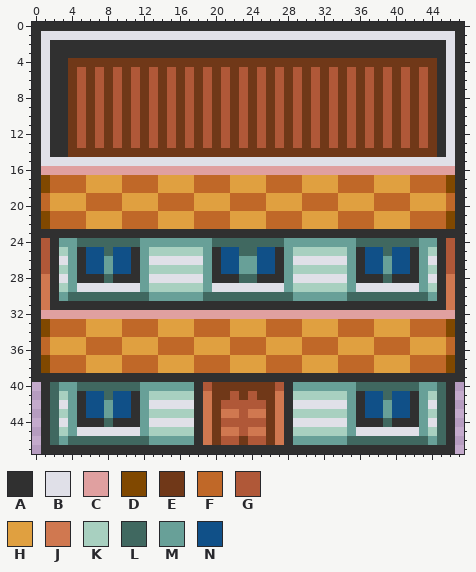
A pixel-art sprite gets an edit: Animations/edificio3/Default/000.png. This is how it looked before the edit.
The file is 192x192 pixels, drawn in blocks of 4x4; one block is one cell here.
Palette (. is transparent): A #303030  B #e0e0e8  C #e0a0a0  D #804800  E #703818  F #c06828  G #b05838  H #e0a040  J #d07850  K #a8d0c0  L #406860  M #68a098  N #105088
Pixels before, first column x 0:
 0 AAAAAAAAAAAAAAAAAAAAAAAAAAAAAAAAAAAAAAAAAAAAAAAA
 1 ABBBBBBBBBBBBBBBBBBBBBBBBBBBBBBBBBBBBBBBBBBBBBBA
 2 ABAAAAAAAAAAAAAAAAAAAAAAAAAAAAAAAAAAAAAAAAAAAABA
 3 ABAAAAAAAAAAAAAAAAAAAAAAAAAAAAAAAAAAAAAAAAAAAABA
 4 ABAAEEEEEEEEEEEEEEEEEEEEEEEEEEEEEEEEEEEEEEEEEABA
 5 ABAAEGEGEGEGEGEGEGEGEGEGEGEGEGEGEGEGEGEGEGEGEABA
 6 ABAAEGEGEGEGEGEGEGEGEGEGEGEGEGEGEGEGEGEGEGEGEABA
 7 ABAAEGEGEGEGEGEGEGEGEGEGEGEGEGEGEGEGEGEGEGEGEABA
 8 ABAAEGEGEGEGEGEGEGEGEGEGEGEGEGEGEGEGEGEGEGEGEABA
 9 ABAAEGEGEGEGEGEGEGEGEGEGEGEGEGEGEGEGEGEGEGEGEABA
10 ABAAEGEGEGEGEGEGEGEGEGEGEGEGEGEGEGEGEGEGEGEGEABA
11 ABAAEGEGEGEGEGEGEGEGEGEGEGEGEGEGEGEGEGEGEGEGEABA
12 ABAAEGEGEGEGEGEGEGEGEGEGEGEGEGEGEGEGEGEGEGEGEABA
13 ABAAEGEGEGEGEGEGEGEGEGEGEGEGEGEGEGEGEGEGEGEGEABA
14 ABAAEEEEEEEEEEEEEEEEEEEEEEEEEEEEEEEEEEEEEEEEEABA
15 ABBBBBBBBBBBBBBBBBBBBBBBBBBBBBBBBBBBBBBBBBBBBBBA
16 ACCCCCCCCCCCCCCCCCCCCCCCCCCCCCCCCCCCCCCCCCCCCCCA
17 ADFFFFHHHHFFFFHHHHFFFFHHHHFFFFHHHHFFFFHHHHFFFFDA
18 ADFFFFHHHHFFFFHHHHFFFFHHHHFFFFHHHHFFFFHHHHFFFFDA
19 AFHHHHFFFFHHHHFFFFHHHHFFFFHHHHFFFFHHHHFFFFHHHHFA
20 AFHHHHFFFFHHHHFFFFHHHHFFFFHHHHFFFFHHHHFFFFHHHHFA
21 ADFFFFHHHHFFFFHHHHFFFFHHHHFFFFHHHHFFFFHHHHFFFFDA
22 ADFFFFHHHHFFFFHHHHFFFFHHHHFFFFHHHHFFFFHHHHFFFFDA
23 AAAAAAAAAAAAAAAAAAAAAAAAAAAAAAAAAAAAAAAAAAAAAAAA
24 AGAMMLLLLLLLMMMMMMMMLLLLLLLLMMMMMMMMLLLLLLLMMAGA
25 AGAKMANNLNNAMKKKKKKMANNLLNNAMKKKKKKMANNLNNAMKAGA
26 AGABMANNMNNAMBBBBBBMANNMMNNAMBBBBBBMANNMNNAMBAGA
27 AGAKMANNMNNAMKKKKKKMANNMMNNAMKKKKKKMANNMNNAMKAGA
28 AJABMAAALAAAMBBBBBBMAAALLAAAMBBBBBBMAAALAAAMBAJA
29 AJAKMBBBBBBBMKKKKKKMBBBBBBBBMKKKKKKMBBBBBBBMKAJA
30 AJAMLLLLLLLLLMMMMMMLLLLLLLLLLMMMMMMLLLLLLLLLMAJA
31 AJAAAAAAAAAAAAAAAAAAAAAAAAAAAAAAAAAAAAAAAAAAAAJA
32 ACCCCCCCCCCCCCCCCCCCCCCCCCCCCCCCCCCCCCCCCCCCCCCA
33 ADFFFFHHHHFFFFHHHHFFFFHHHHFFFFHHHHFFFFHHHHFFFFDA
34 ADFFFFHHHHFFFFHHHHFFFFHHHHFFFFHHHHFFFFHHHHFFFFDA
35 AFHHHHFFFFHHHHFFFFHHHHFFFFHHHHFFFFHHHHFFFFHHHHFA
36 AFHHHHFFFFHHHHFFFFHHHHFFFFHHHHFFFFHHHHFFFFHHHHFA
37 ADFFFFHHHHFFFFHHHHFFFFHHHHFFFFHHHHFFFFHHHHFFFFDA
38 ADFFFFHHHHFFFFHHHHFFFFHHHHFFFFHHHHFFFFHHHHFFFFDA
39 AAAAAAAAAAAAAAAAAAAAAAAAAAAAAAAAAAAAAAAAAAAAAAAA
40 .ALMMLLLLLLLMMMMMMAGEEEEEEEGAMMMMMMMLLLLLLLMMLA.
41 .ALKMANNLNNAMKKKKKAJEEGEGEEJAKKKKKKMANNLNNAMKLA.
42 .ALBMANNMNNAMBBBBBAJEGGGGGEJABBBBBBMANNMNNAMBLA.
43 .ALKMANNMNNAMKKKKKAJEJJGJJEJAKKKKKKMANNMNNAMKLA.
44 .ALBMAAALAAAMBBBBBAJEGGGGGEJABBBBBBMAAALAAAMBLA.
45 .ALKMBBBBBBBMKKKKKAJEJJGJJEJAKKKKKKMBBBBBBBMKLA.
46 .ALMLLLLLLLLLMMMMMAJEGGEGGEJAMMMMMMLLLLLLLLLMLA.
47 .AAAAAAAAAAAAAAAAAAAAAAAAAAAAAAAAAAAAAAAAAAAAAA.
The same view after the edit:
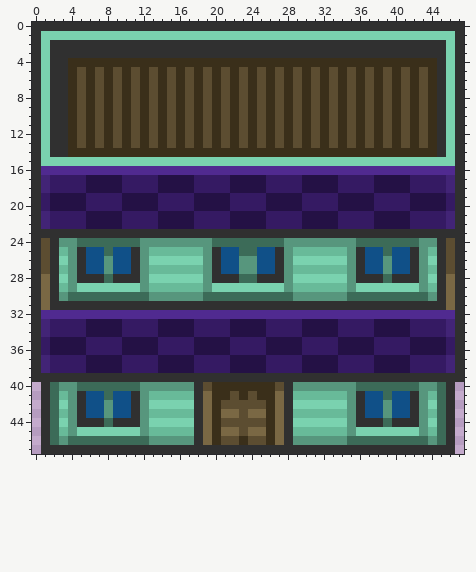
Edits made:
colour B: #e0e0e8 -> #7ad2af
colour C: #e0a0a0 -> #502a90
colour D: #804800 -> #422476
colour E: #703818 -> #3a2f1a
colour F: #c06828 -> #351a63
colour G: #b05838 -> #5c4d31
colour H: #e0a040 -> #241145
colour J: #d07850 -> #7a6844
colour K: #a8d0c0 -> #68ba99
colour L: #406860 -> #3c6b58
colour M: #68a098 -> #57967d
Boxes around the changes in both pictures, in picture pixels (x1, y1, x2, y2):
changed: (41, 31, 455, 445)
